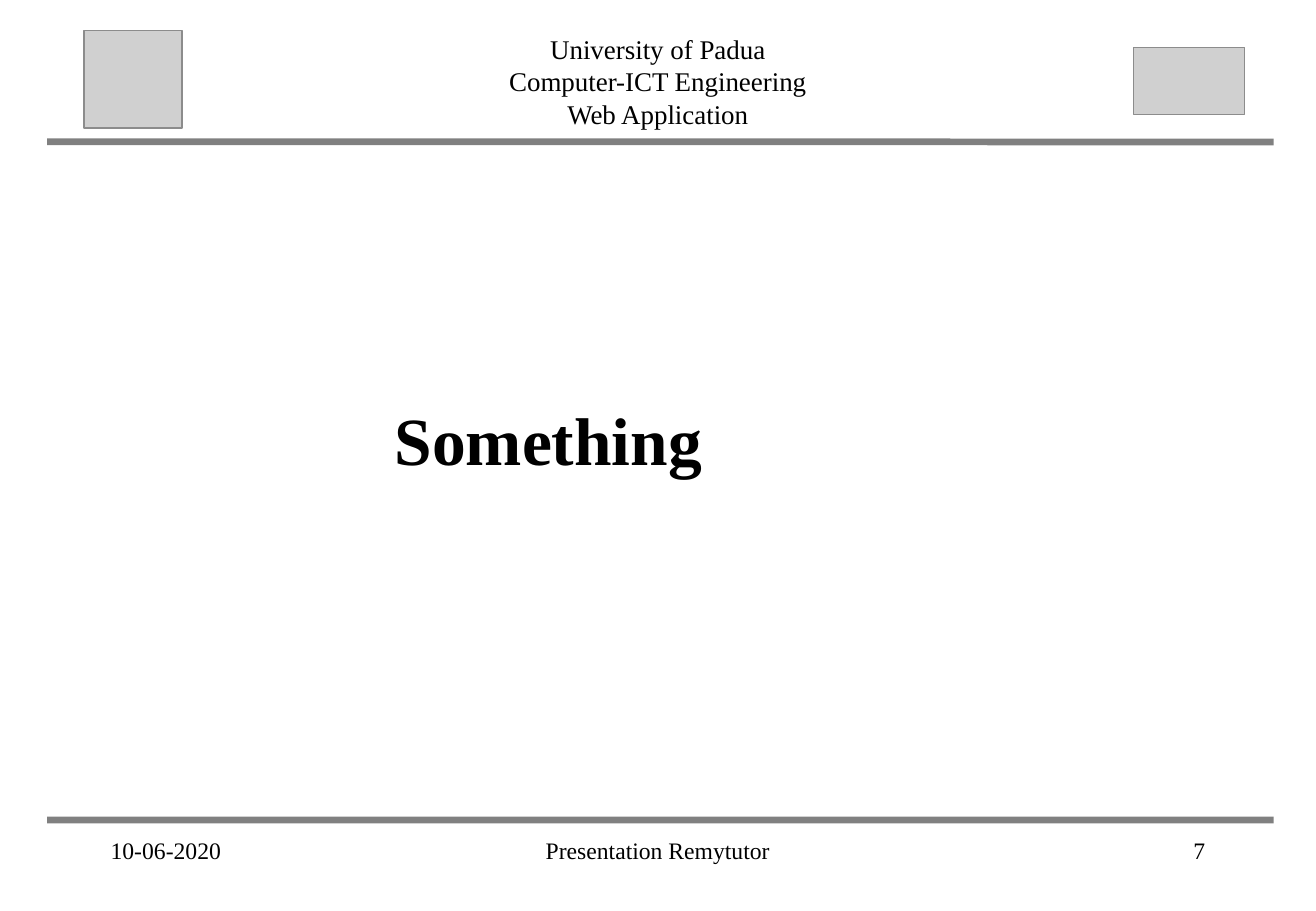
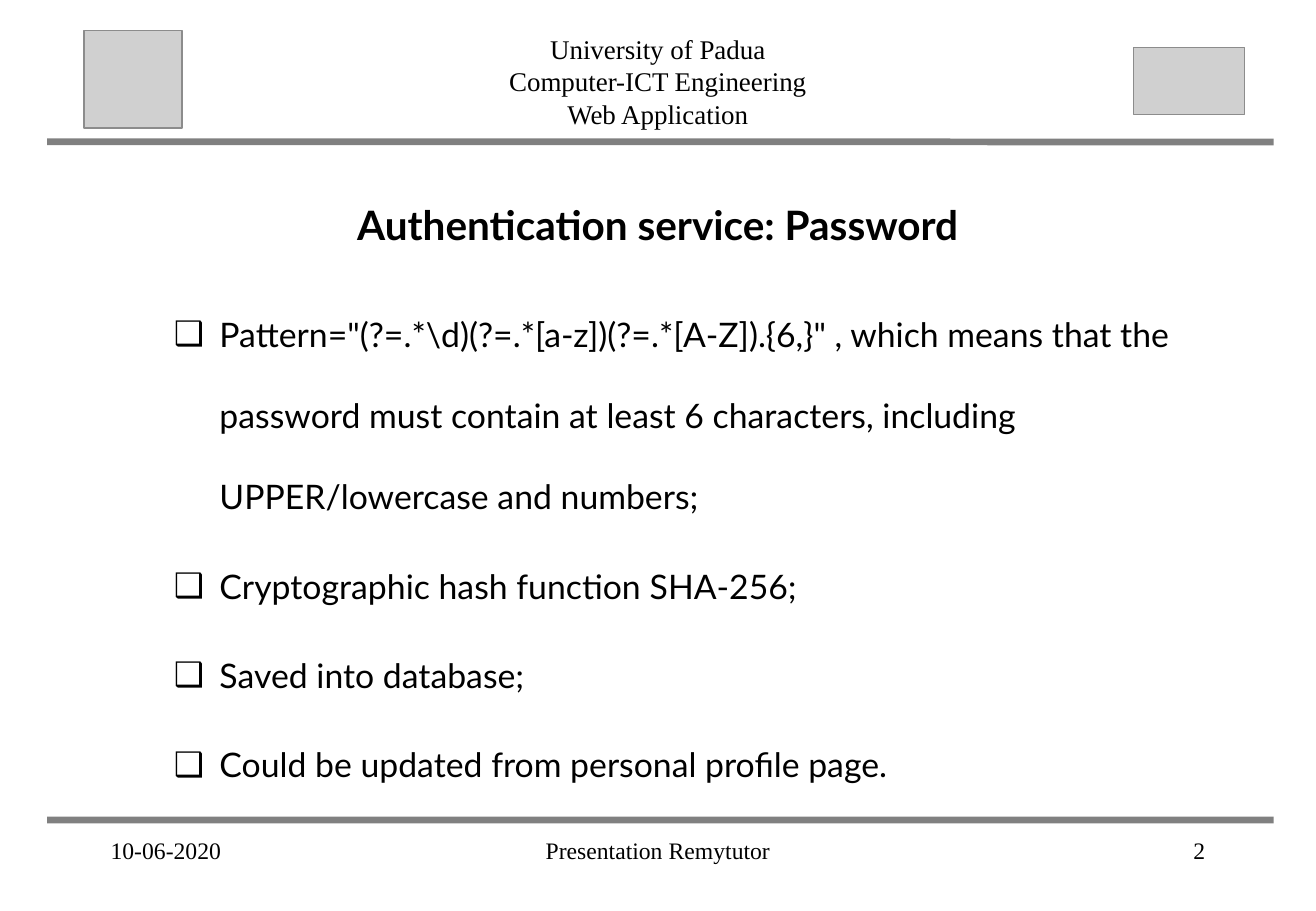
Before and after one commit to abahmadb/Web-Applications, a slide deck: slide 2 of HW2-RemuTutor-2019-2020 - Jin.ppt (slide 7 before the commit). Drawn at 1316x911 pixels with LibreOffice and Linux fonts; fonts in the diff are those of the drawing; grey boxes stand for pictures. Boxes give left, top, right and bottom in pixels: in the first picture for what was removed or moved away, otherwise in the second. Text is boxed around its words. In the diff, an @@ line names an element or a change of style, - is before the commit and + after.

```diff
--- a/HW2-RemuTutor-2019-2020 - Jin.ppt
+++ b/HW2-RemuTutor-2019-2020 - Jin.ppt
@@ text added at <box>357,210,958,241</box>, 24 pt, text #000000, bold @@
+Authentication service: Password
@@ text added at <box>219,321,1169,783</box>, 20 pt, text #000000 @@
+  ❑ Pattern="(?=.*\d)(?=.*[a-z])(?=.*[A-Z]).{6,}" , which means that the password must contain at least 6 characters, including UPPER/lowercase and numbers;
+  ❑ Cryptographic hash function SHA-256;
+  ❑ Saved into database;
+  ❑ Could be updated from personal profile page.
@@ text removed at <box>395,418,702,479</box> @@
-Something
@@ page number at <box>1193,843,1205,859</box>: text changed @@
-7
+2
```
Also in this commit, not shown: 5 other slides changed, 6 slides removed, 29 other files.
